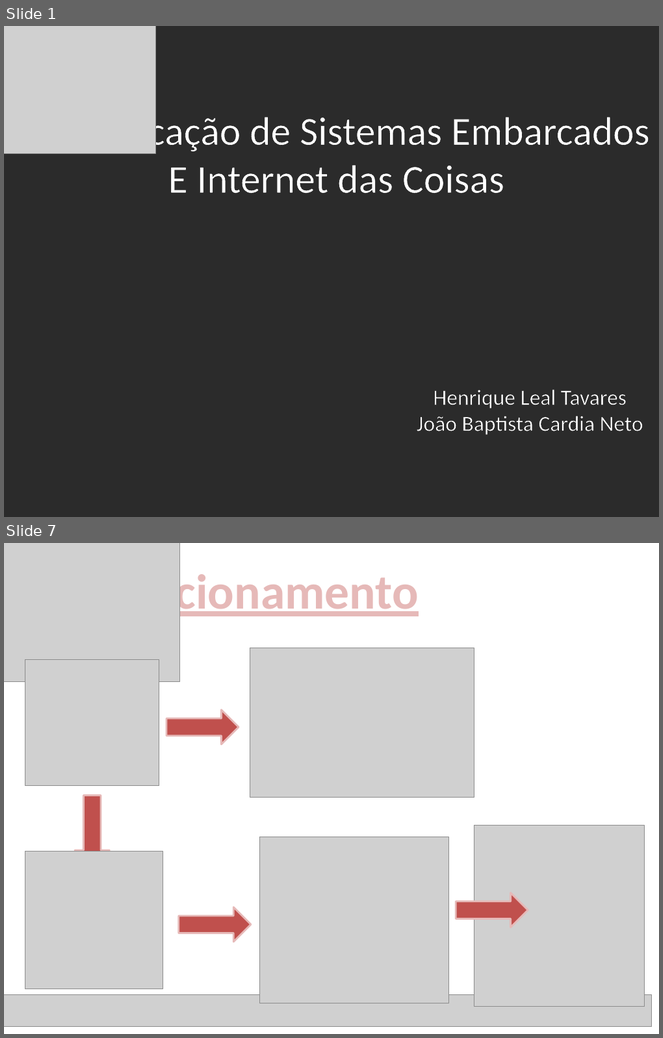
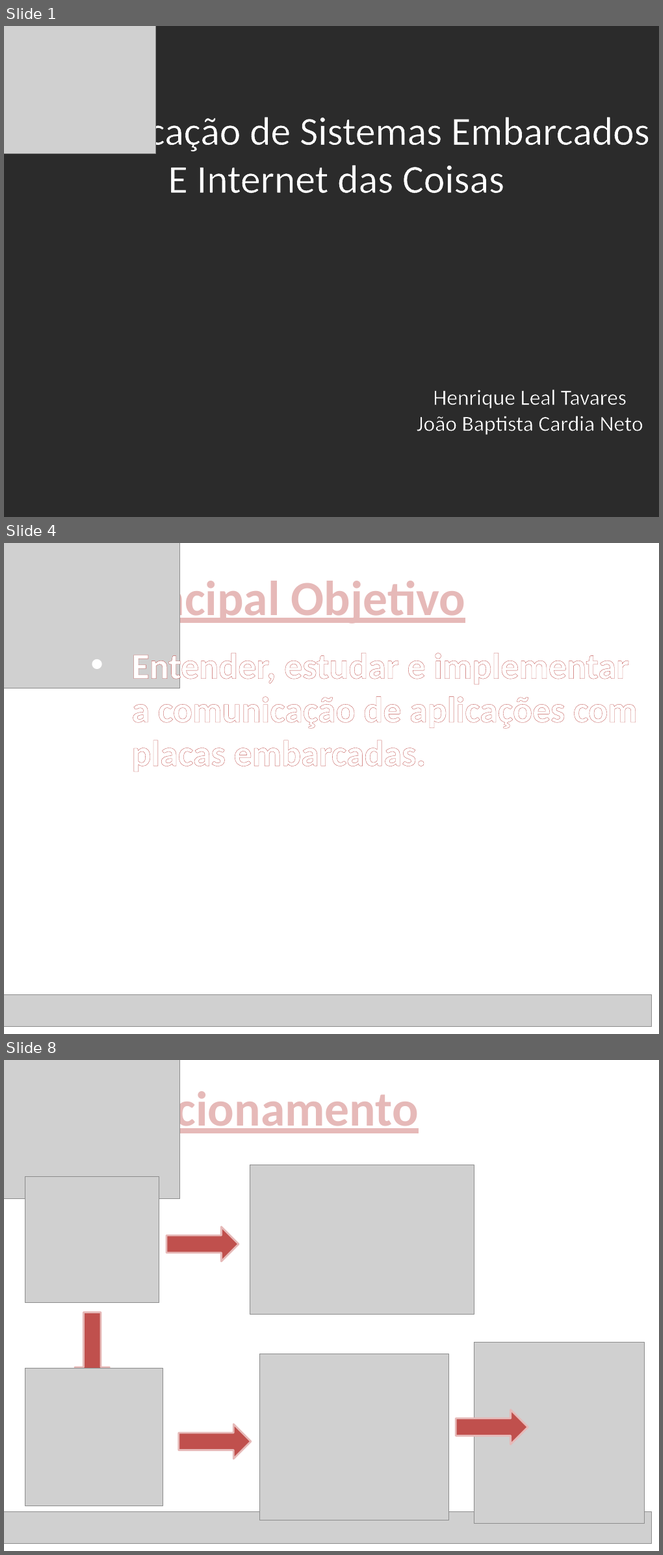
Before and after one commit to HenriqueLeal/Iniciacao, a slide deck: power point/Apresentação.pptx. Shown one above the other, each under a label of ours: slides 1 and 7 before the commit, slides 1, 4 and 8 after it; the slides between them are not shown. The pictures are 663x1038 and 663x1555 pixels, drawn with LibreOffice and Linux fonts; fonts in the diff are those of the drawing; grey boxes stand for pictures; background and template pictures are left out; a plain dark background stands for a picture behind light text. Boxes give left, top, right and bottom in pixels: in the first picture for what was removed or moved away, otherwise in the second. Text is boxed around its words. In the diff, an @@ line names an element or a change of style, - is before the commit and + after.

```diff
--- a/power point/Apresentação.pptx
+++ b/power point/Apresentação.pptx
@@ slide 4 added at bbox=[4, 543, 659, 1034], background #FFFFFF @@
@@ picture added at bbox=[4, 543, 180, 688] @@
@@ text added at bbox=[103, 574, 466, 626], 54 pt, text #E6B9B8, bold, underline @@
+Principal Objetivo
@@ text added at bbox=[132, 648, 638, 772], 40 pt, text #FFFFFF, bold @@
+• Entender, estudar e implementar a comunicação de aplicações com placas embarcadas.
@@ picture added at bbox=[4, 995, 652, 1027] @@
@@ what was slide 7 is now slide 8 @@
```
Also in this commit, not shown: 5 slides changed, 4 other slides added, 2 slides removed, 2 other files.
